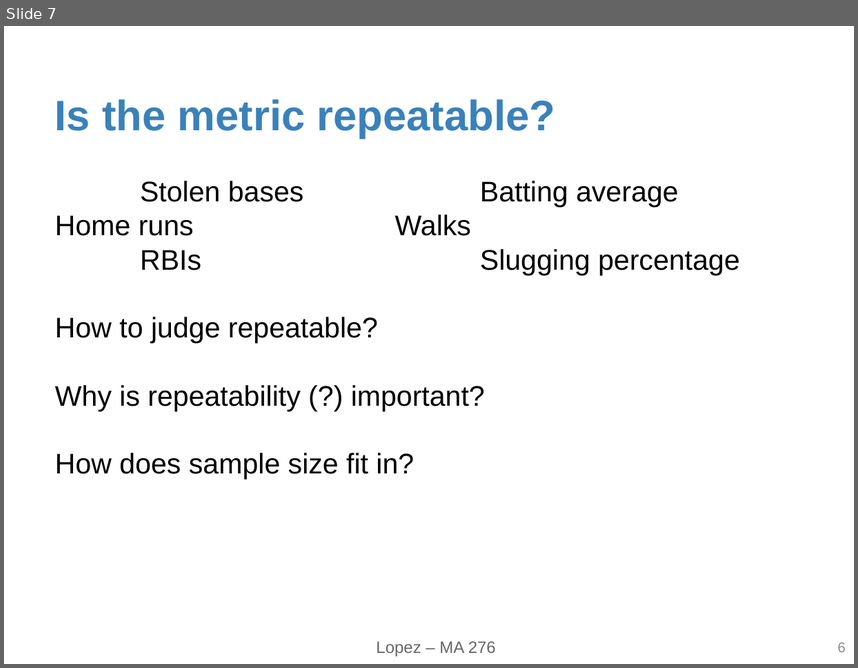
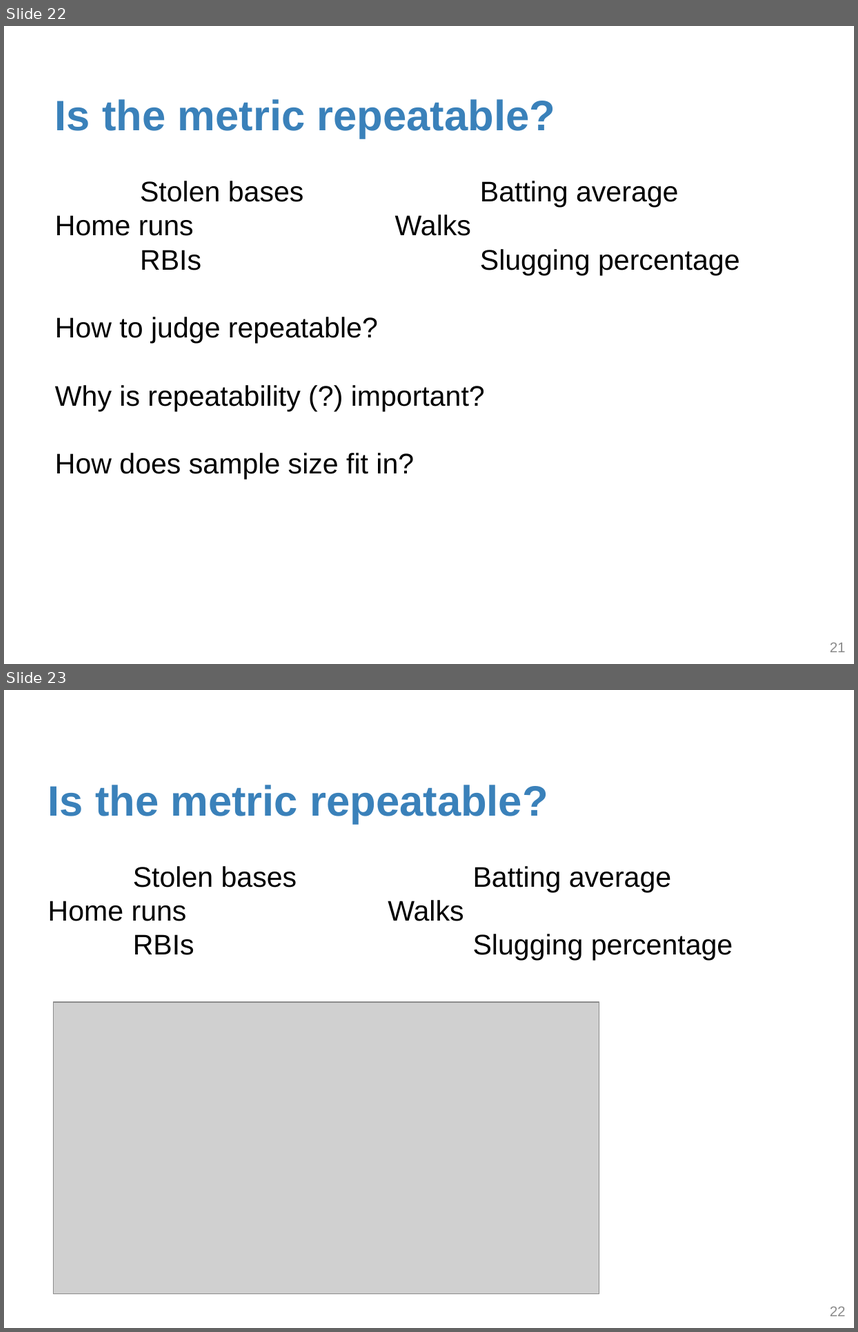
Before and after one commit to statsbylopez/FYE_18, a slide deck: Notes/lecture2.pptx. Shown one above the other, each under a label of ours: slide 7 before the commit, slides 22 and 23 after it. The pictures are 858x668 and 858x1332 pixels, drawn with LibreOffice and Linux fonts; fonts in the diff are those of the drawing; grey boxes stand for pictures. Boxes give left, top, right and bottom in pixels: in the first picture for what was removed or moved away, otherwise in the second. Text is boxed around its words. In the diff, an @@ line names an element or a change of style, - is before the commit and + after.

```diff
--- a/Notes/lecture2.pptx
+++ b/Notes/lecture2.pptx
@@ slide 23 added at (4, 690, 854, 1328), background #FFFFFF @@
@@ title added at (48, 785, 733, 960), 24 pt, text #000000 @@
+Is the metric repeatable?
+Stolen bases Batting average Home runs Walks
+RBIs Slugging percentage
@@ picture added at (53, 1002, 599, 1294) @@
@@ page number added at (830, 1306, 846, 1316), 12 pt, text #8C8C8C @@
+22
@@ what was slide 7 is now slide 22 @@
@@ slide 22 changed as well @@
@@ text removed at (376, 641, 496, 656) @@
-Lopez – MA 276
@@ page number at (830, 642, 846, 652): text changed @@
-6
+21
```
Also in this commit, not shown: 6 other slides changed, 16 other slides added, 18 slides removed.
